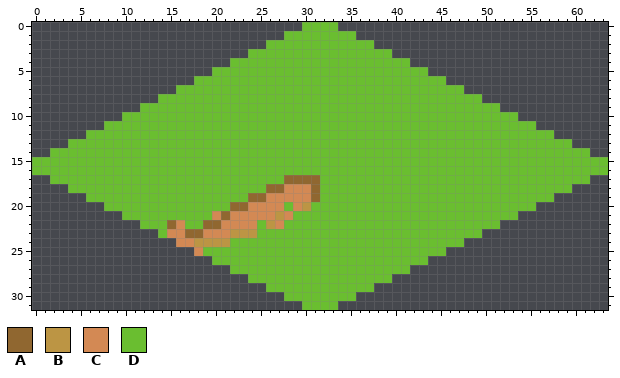
Pixel-art file: sprites/overworld/map_tiles/summer/road/road.aseprite. That is the earlier state.
64x32 pixels, 1 frame.
Visible layers, top first: "just_bottom_left", "Layer 1".
Palette (. is transparent): A #906730  B #bc9544  C #d38954  D #6abe30
Pixels before, first column x 0:
 0 ..............................DDDD..............................
 1 ............................DDDDDDDD............................
 2 ..........................DDDDDDDDDDDD..........................
 3 ........................DDDDDDDDDDDDDDDD........................
 4 ......................DDDDDDDDDDDDDDDDDDDD......................
 5 ....................DDDDDDDDDDDDDDDDDDDDDDDD....................
 6 ..................DDDDDDDDDDDDDDDDDDDDDDDDDDDD..................
 7 ................DDDDDDDDDDDDDDDDDDDDDDDDDDDDDDDD................
 8 ..............DDDDDDDDDDDDDDDDDDDDDDDDDDDDDDDDDDDD..............
 9 ............DDDDDDDDDDDDDDDDDDDDDDDDDDDDDDDDDDDDDDDD............
10 ..........DDDDDDDDDDDDDDDDDDDDDDDDDDDDDDDDDDDDDDDDDDDD..........
11 ........DDDDDDDDDDDDDDDDDDDDDDDDDDDDDDDDDDDDDDDDDDDDDDDD........
12 ......DDDDDDDDDDDDDDDDDDDDDDDDDDDDDDDDDDDDDDDDDDDDDDDDDDDD......
13 ....DDDDDDDDDDDDDDDDDDDDDDDDDDDDDDDDDDDDDDDDDDDDDDDDDDDDDDDD....
14 ..DDDDDDDDDDDDDDDDDDDDDDDDDDDDDDDDDDDDDDDDDDDDDDDDDDDDDDDDDDDD..
15 DDDDDDDDDDDDDDDDDDDDDDDDDDDDDDDDDDDDDDDDDDDDDDDDDDDDDDDDDDDDDDDD
16 DDDDDDDDDDDDDDDDDDDDDDDDDDDDDDDDDDDDDDDDDDDDDDDDDDDDDDDDDDDDDDDD
17 ..DDDDDDDDDDDDDDDDDDDDDDDDDDAAAADDDDDDDDDDDDDDDDDDDDDDDDDDDDDD..
18 ....DDDDDDDDDDDDDDDDDDDDDDAACCCADDDDDDDDDDDDDDDDDDDDDDDDDDDD....
19 ......DDDDDDDDDDDDDDDDDDAACCCCCADDDDDDDDDDDDDDDDDDDDDDDDDD......
20 ........DDDDDDDDDDDDDDAACCCCDCBDDDDDDDDDDDDDDDDDDDDDDDDD........
21 ..........DDDDDDDDDDCACCCCCBCDDDDDDDDDDDDDDDDDDDDDDDDD..........
22 ............DDDACDDAACCCCDBCDDDDDDDDDDDDDDDDDDDDDDDD............
23 ..............DCCAACCCBBBDDDDDDDDDDDDDDDDDDDDDDDDD..............
24 ................CCBBBBDDDDDDDDDDDDDDDDDDDDDDDDDD................
25 ..................CDDDDDDDDDDDDDDDDDDDDDDDDDDD..................
26 ....................DDDDDDDDDDDDDDDDDDDDDDDD....................
27 ......................DDDDDDDDDDDDDDDDDDDD......................
28 ........................DDDDDDDDDDDDDDDD........................
29 ..........................DDDDDDDDDDDD..........................
30 ............................DDDDDDDD............................
31 ..............................DDDD..............................
Once edited:
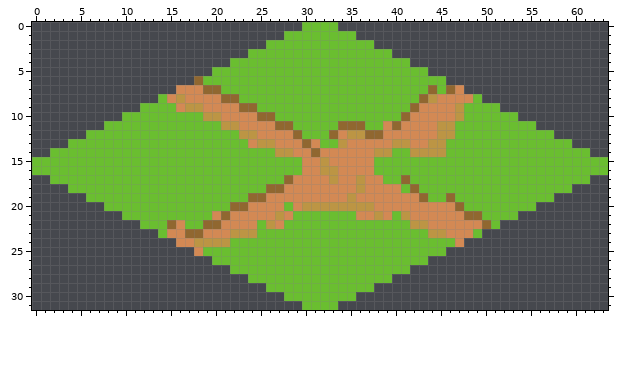
Change:
layer "cross" now shown
layer "just_bottom_left" now hidden
Colour A replaces colour D in row 6 at x 18; in row 7 at x 19 to 20, 44 and 46; in row 8 at x 21 to 22 and 43; in row 9 at x 23 to 24 and 42; in row 10 at x 25 to 26 and 41; in row 11 at x 27 to 28, 34 to 36 and 40.
Colour A replaces colour D in row 12 at x 29, 33 and 37 to 38; in row 13 at x 30; in row 14 at x 31; in row 17 at x 41; in row 18 at x 42; in row 19 at x 43 and 46.
Colour A replaces colour D in row 20 at x 47; in row 21 at x 48 to 49; in row 22 at x 50.
Colour B replaces colour D in row 8 at x 16 and 44; in row 9 at x 17 to 18 and 47; in row 10 at x 19 to 20 and 47; in row 11 at x 21 to 22 and 45 to 46; in row 12 at x 23 to 24, 35 to 36 and 45 to 46; in row 13 at x 25 to 26, 34, 40 to 41 and 44 to 45.
Colour B replaces colour D in row 14 at x 27 to 28, 38 to 39 and 42 to 45; in row 15 at x 32; in row 16 at x 32 to 33; in row 17 at x 33 and 36; in row 18 at x 36; in row 19 at x 35.
Colour B replaces colour D in row 20 at x 31 to 37; in row 21 at x 38 and 41; in row 22 at x 42 to 43; in row 23 at x 44 to 45.
Colour C replaces colour A in row 17 at x 29 to 31; in rows 18 to 19 at x 31.
Colour C replaces colour D in row 7 at x 16 to 18 and 47; in row 8 at x 15, 17 to 20 and 45 to 48; in row 9 at x 16, 19 to 22 and 43 to 46; in row 10 at x 21 to 24 and 42 to 46; in row 11 at x 23 to 26, 39 and 41 to 44; in row 12 at x 25 to 28, 34 and 39 to 44.
Colour C replaces colour D in row 13 at x 24, 27 to 29, 31, 35 to 39 and 42 to 43; in row 14 at x 29 to 30 and 32 to 37; in row 15 at x 30 to 31 and 33 to 37; in row 16 at x 30 to 31 and 34 to 37; in row 17 at x 32, 34 to 35 and 37 to 38; in row 18 at x 32 to 35 and 37 to 40.
Colour C replaces colour D in row 19 at x 32 to 34 and 36 to 42; in row 20 at x 38 to 46; in row 21 at x 36 to 37, 39 and 42 to 47; in row 22 at x 44 to 49; in row 23 at x 46 to 48; in row 24 at x 47.
Changed places in both pictures, as pixel boxes (x1, y1, x2, y2):
changed: (167, 76, 491, 247)
